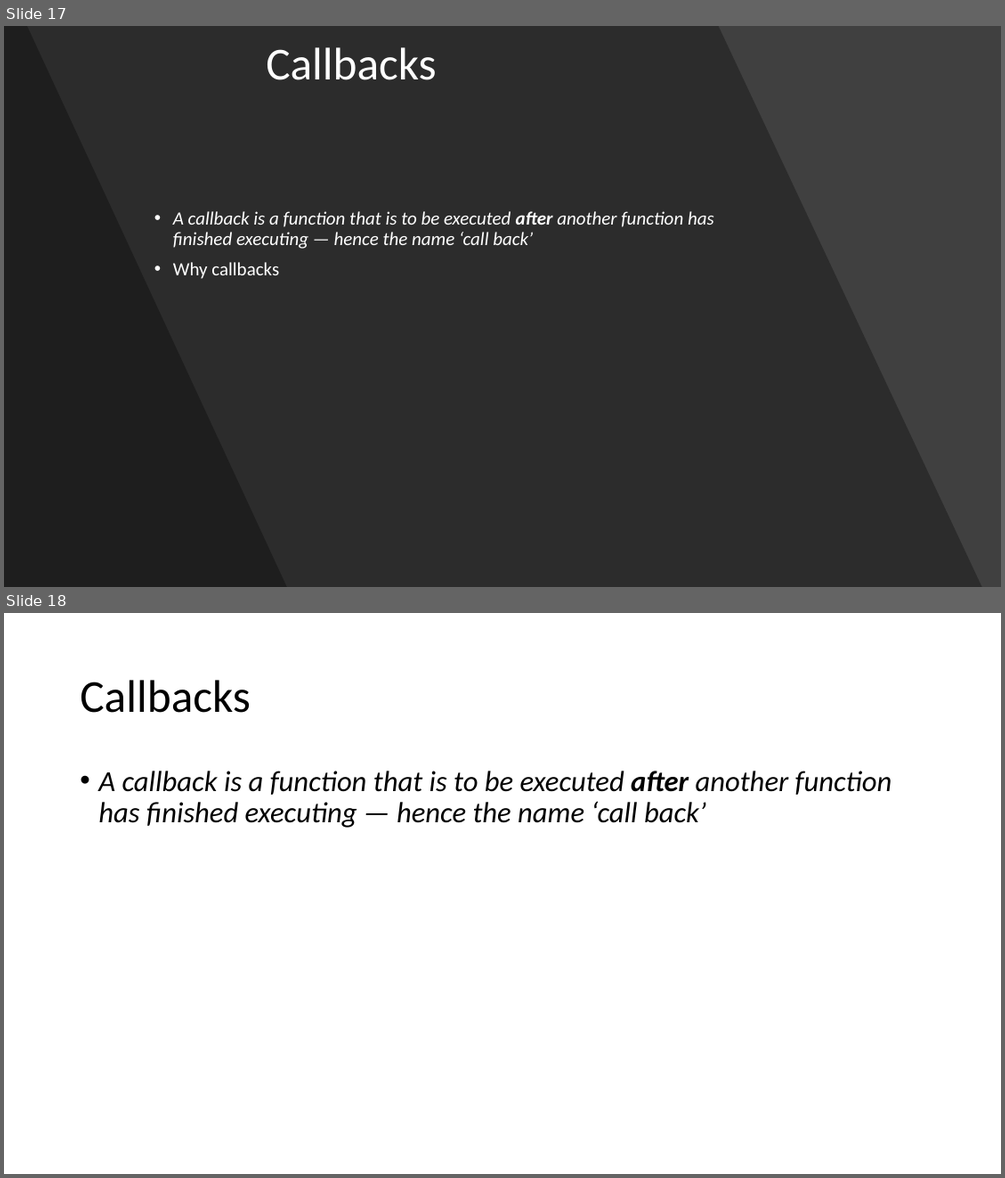
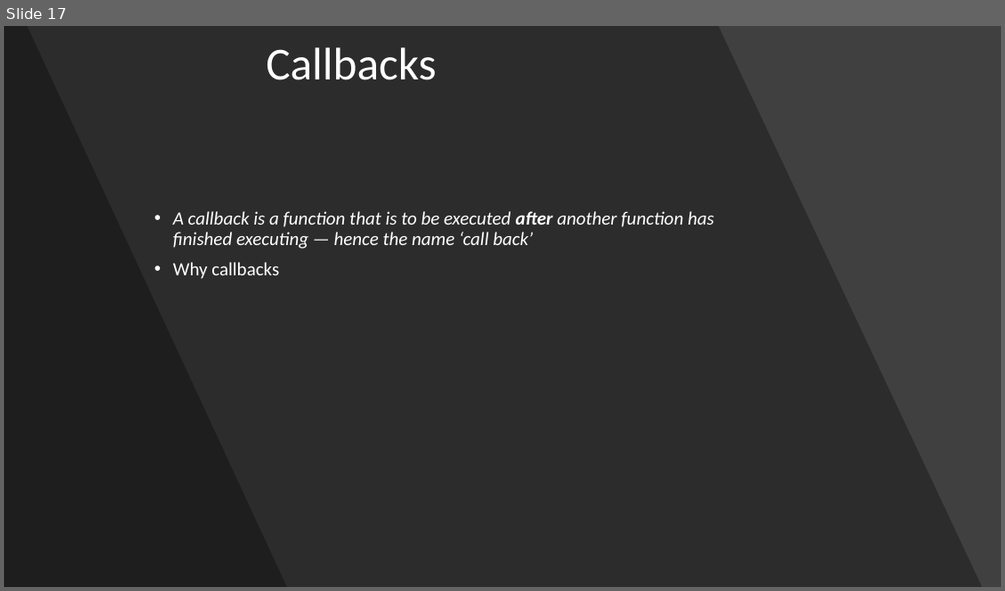
Before and after one commit to ved740/modern-js-session, a slide deck: Modern JavaScript.pptx. Shown one above the other, each under a label of ours: slides 17 and 18 before the commit, slide 17 after it. The pictures are 1005x1178 and 1005x591 pixels, drawn with LibreOffice and Linux fonts; fonts in the diff are those of the drawing. Boxes give left, top, right and bottom in pixels: in the first picture for what was removed or moved away, otherwise in the second. Text is boxed around its words. In the diff, an @@ line names an element or a change of style, - is before the commit and + after.

```diff
--- a/Modern JavaScript.pptx
+++ b/Modern JavaScript.pptx
@@ slide 18 removed at [4, 613, 1001, 1174], background #FFFFFF @@
@@ title removed at [80, 680, 251, 713] @@
-Callbacks
@@ text removed at [98, 771, 892, 827] @@
-• A callback is a function that is to be executed after another function has finished executing — hence the name ‘call back’
```
Also in this commit, not shown: 2 slides added, 31 other files.
